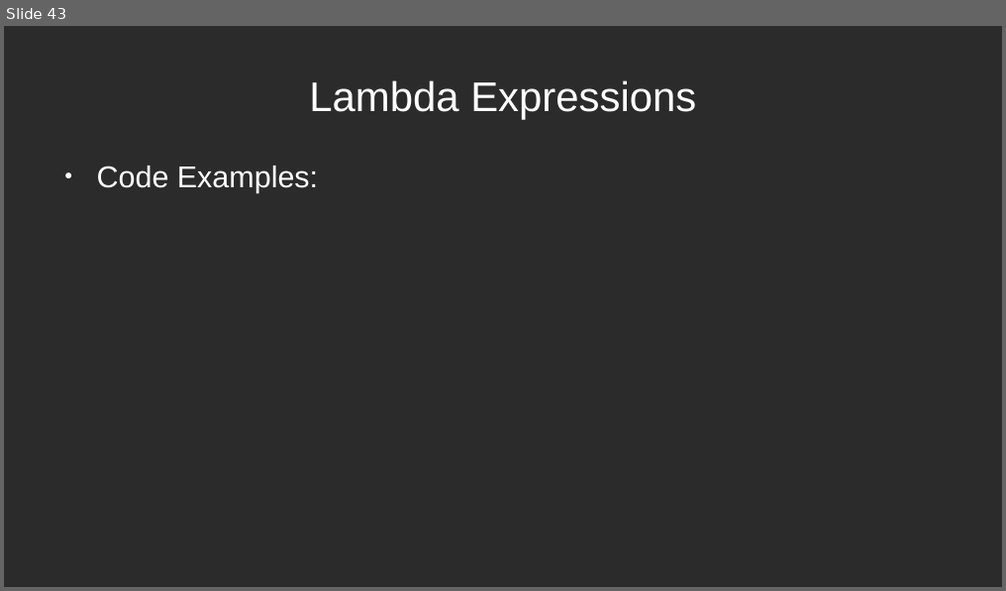
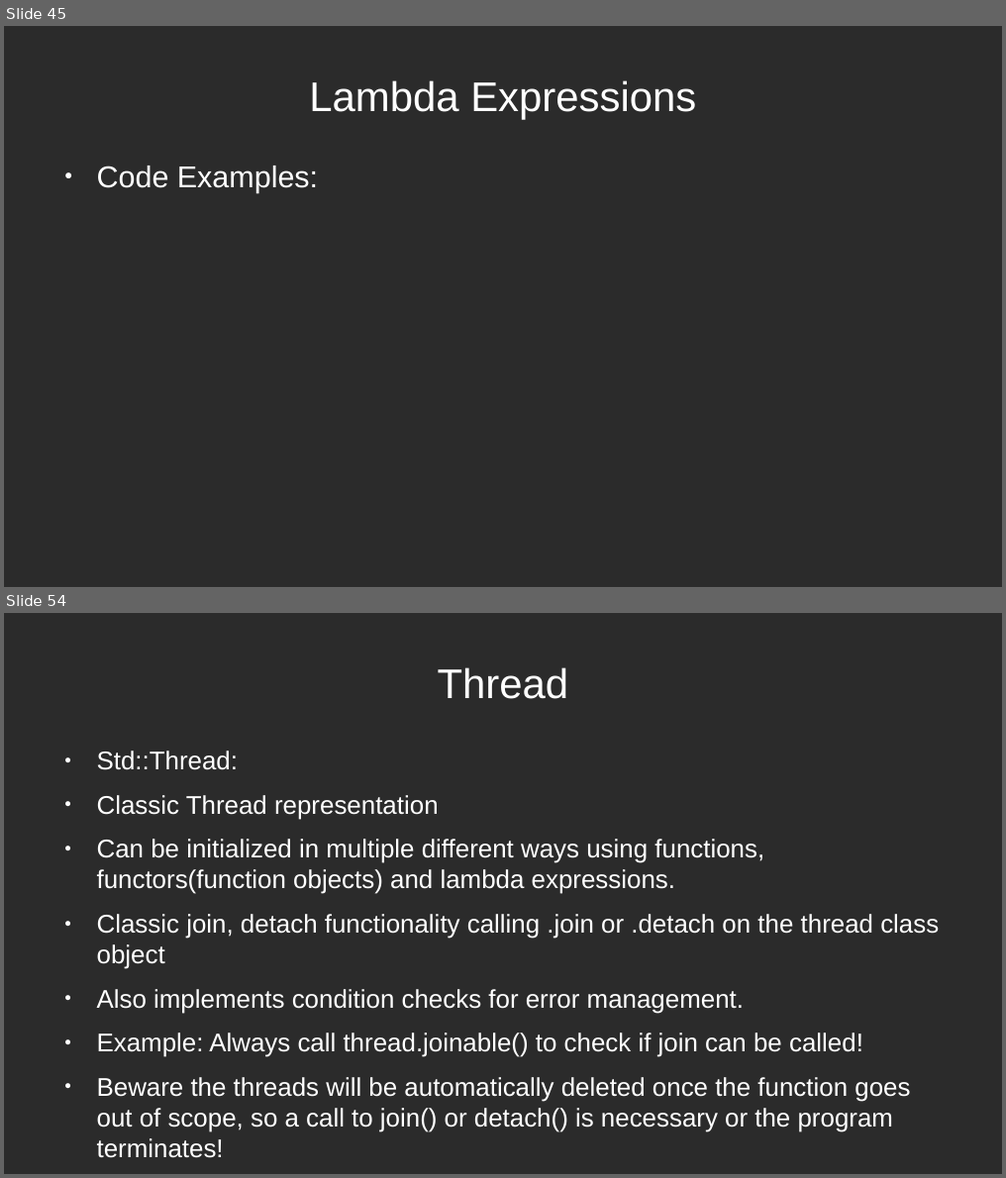
Before and after one commit to mleibeng/Crash-Course-CPP-11-17, a slide deck: Presentation/Crash Course.odp. Shown one above the other, each under a label of ours: slide 43 before the commit, slides 45 and 54 after it; the slides between them are not shown. The pictures are 1006x591 and 1006x1178 pixels, drawn with LibreOffice and Linux fonts; fonts in the diff are those of the drawing; background and template pictures are left out; a plain dark background stands for a picture behind light text. Boxes give left, top, right and bottom in pixels: in the first picture for what was removed or moved away, otherwise in the second. Text is boxed around its words. In the diff, an @@ line names an element or a change of style, - is before the commit and + after.

Commit message:
Finished most of the presentation, need to implement some examples in the earlier slides still. But almost finished now

```diff
--- a/Presentation/Crash Course.odp
+++ b/Presentation/Crash Course.odp
@@ slide 54 added at box(4, 613, 1002, 1174), background picture (left out) @@
@@ title added at box(438, 667, 569, 699), 33 pt, text #FFFFFF @@
+Thread
@@ text added at box(97, 751, 939, 1158), 20.4 pt, text #FFFFFF @@
+● Std::Thread:
+● Classic Thread representation
+● Can be initialized in multiple different ways using functions, functors(function objects) and lambda expressions.
+● Classic join, detach functionality calling .join or .detach on the thread class object
+● Also implements condition checks for error management.
+● Example: Always call thread.joinable() to check if join can be called!
+● Beware the threads will be automatically deleted once the function goes out of scope, so a call to join() or detach() is necessary or the program terminates!
@@ what was slide 43 is now slide 45 @@
```
Also in this commit, not shown: 2 slides changed, 36 other slides added, 5 slides removed, 2 other files.
